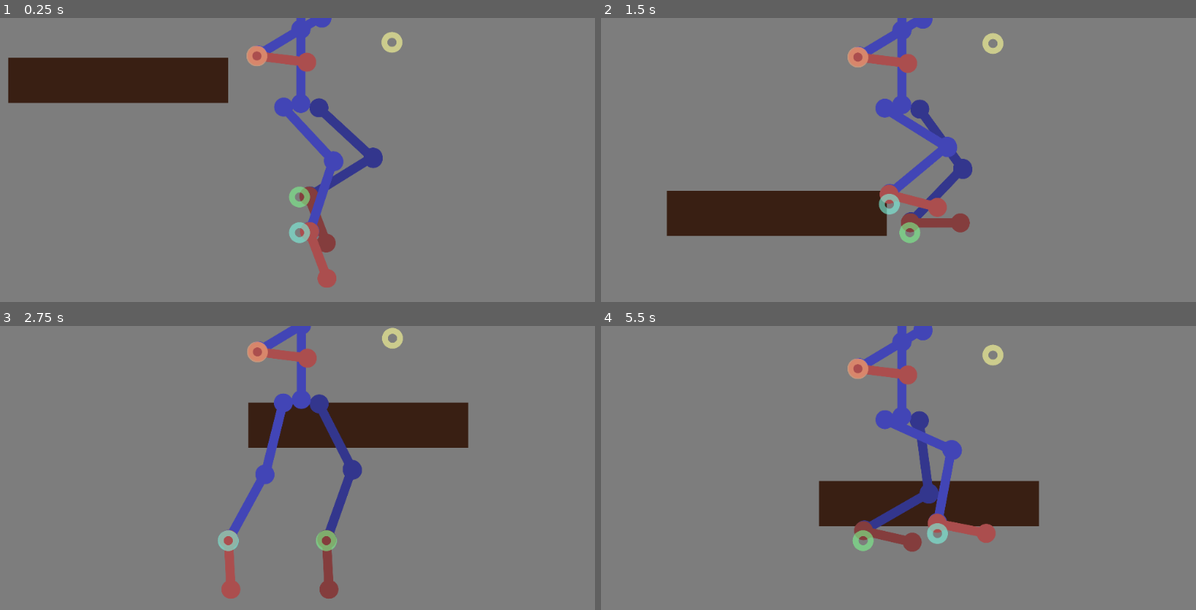
Above: before the commit, frames 1-4 (two rows, left to right).
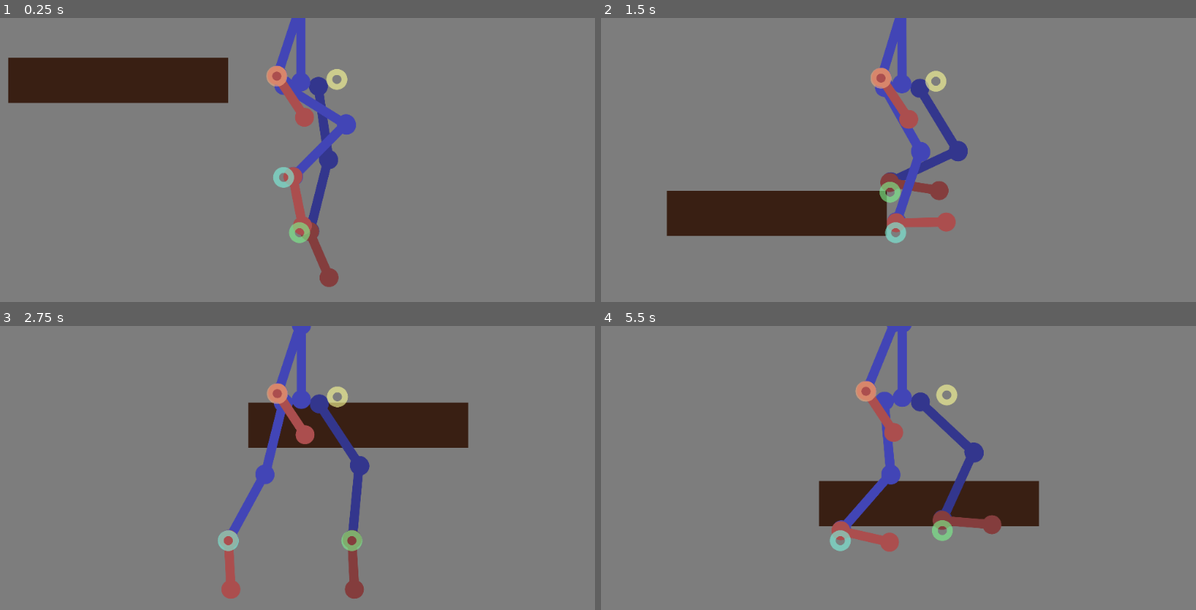
Above: after the commit, the same moments.

Repository: aldanasjuan/godot-ik-tutorial
Game: Godot game, scene res://Scenes/Test.tscn
Same seed, same stepped clock (60 frames per second), same inputs: the game is played once before the commit and once after it.
Inputs (mouse positions are in pixels of both pictures, inside the frame that each line leads up to):
- Up to frame 1 (0.25 s): no input
- Up to frame 2 (1.5 s): tap Enter (ui_accept) at 0.5, 0.77 s; move the mouse to (1035, 177) at 0.52 s; click (1035, 177) at 0.67 s; move the mouse to (779, 213) at 1.27 s; click (779, 213) at 1.42 s
- Up to frame 3 (2.75 s): tap Enter (ui_accept) at 1.52 s; move the mouse to (357, 425) at 2.02 s; click (357, 425) at 2.17 s
- Up to frame 4 (5.5 s): move the mouse to (868, 575) at 2.77 s; click (868, 575) at 2.92 s; tap Enter (ui_accept) at 3.02, 3.77, 4.52 s; move the mouse to (1082, 558) at 3.52 s; click (1082, 558) at 3.67 s; move the mouse to (714, 450) at 4.27 s; click (714, 450) at 4.42 s; move the mouse to (928, 504) at 5.02 s; click (928, 504) at 5.17 s

The runs differ from the first frame. In frame 1, 6.0% of the frame differs, in the area x 41-68%, y 0-95%; in frame 2, 6.3%; in frame 3, 4.0%; in frame 4, 7.7%, in the area x 38-68%, y 0-80%.
Error in both runs: Invalid set index 'global_position' (on base: 'null instance') with value of type 'Vector2'. (res://Scenes/Body.gd:36)

Commit message:
full body character walk

Diff:
--- a/Scenes/Body.tscn
+++ b/Scenes/Body.tscn
@@ -30,7 +30,7 @@
 "times": PoolRealArray( 0 ),
 "transitions": PoolRealArray( 1 ),
 "update": 0,
-"values": [ Vector2( 67.8723, 0 ) ]
+"values": [ Vector2( 132.017, 0 ) ]
 }
 tracks/2/type = "value"
 tracks/2/path = NodePath("hip:position")
@@ -79,10 +79,10 @@
 tracks/0/imported = false
 tracks/0/enabled = true
 tracks/0/keys = {
-"times": PoolRealArray( 0, 0.25, 0.5 ),
+"times": PoolRealArray( 0, 0.5, 0.75 ),
 "transitions": PoolRealArray( 1, 1, 1 ),
 "update": 0,
-"values": [ Vector2( -118, 0 ), Vector2( 0, -90 ), Vector2( 118, 0 ) ]
+"values": [ Vector2( 132.017, 0 ), Vector2( -132.017, 0 ), Vector2( 1.52588e-05, -127.816 ) ]
 }
 tracks/1/type = "value"
 tracks/1/path = NodePath("leg_targets/right:position")
@@ -91,10 +91,10 @@
 tracks/1/imported = false
 tracks/1/enabled = true
 tracks/1/keys = {
-"times": PoolRealArray( 0, 0.5, 0.75 ),
+"times": PoolRealArray( 0, 0.25, 0.5 ),
 "transitions": PoolRealArray( 1, 1, 1 ),
 "update": 0,
-"values": [ Vector2( 118, 0 ), Vector2( -118, 0 ), Vector2( -5.657, -90 ) ]
+"values": [ Vector2( -179.674, 0 ), Vector2( -40.0902, -139.589 ), Vector2( 99.4931, 0 ) ]
 }
 tracks/2/type = "value"
 tracks/2/path = NodePath("hip/left_leg:c_rotation_degrees")
@@ -103,10 +103,10 @@
 tracks/2/imported = false
 tracks/2/enabled = true
 tracks/2/keys = {
-"times": PoolRealArray( 0, 0.1, 0.4, 0.5 ),
+"times": PoolRealArray( 0, 0.5, 0.6, 0.9 ),
 "transitions": PoolRealArray( 1, 1, 1, 1 ),
 "update": 0,
-"values": [ 0.0, 30.0, -15.0, 0.0 ]
+"values": [ 0.0, 0.0, 20.0, -20.0 ]
 }
 tracks/3/type = "value"
 tracks/3/path = NodePath("hip/right_leg:c_rotation_degrees")
@@ -115,10 +115,10 @@
 tracks/3/imported = false
 tracks/3/enabled = true
 tracks/3/keys = {
-"times": PoolRealArray( 0, 0.5, 0.6, 0.9 ),
+"times": PoolRealArray( 0, 0.1, 0.4, 0.5 ),
 "transitions": PoolRealArray( 1, 1, 1, 1 ),
 "update": 0,
-"values": [ 0.0, 0.0, 30.0, -15.0 ]
+"values": [ 0.0, 25.0, -20.0, 0.0 ]
 }
 tracks/4/type = "value"
 tracks/4/path = NodePath("hip:position")
@@ -130,7 +130,55 @@
 "times": PoolRealArray( 0, 0.25, 0.5, 0.75 ),
 "transitions": PoolRealArray( 1, 1, 1, 1 ),
 "update": 0,
-"values": [ Vector2( 0, -310 ), Vector2( 0, -325 ), Vector2( 0, -310 ), Vector2( 0, -325 ) ]
+"values": [ Vector2( 1.33484, -355.385 ), Vector2( 0, -379.357 ), Vector2( 1.33484, -355.385 ), Vector2( 0, -379.357 ) ]
+}
+tracks/5/type = "value"
+tracks/5/path = NodePath("hip/torso/upper/arm_targets/right:position")
+tracks/5/interp = 1
+tracks/5/loop_wrap = true
+tracks/5/imported = false
+tracks/5/enabled = true
+tracks/5/keys = {
+"times": PoolRealArray( 0, 0.5 ),
+"transitions": PoolRealArray( 1, 1 ),
+"update": 0,
+"values": [ Vector2( -32.3047, 5.52264 ), Vector2( 41.5256, -17.9332 ) ]
+}
+tracks/6/type = "value"
+tracks/6/path = NodePath("hip/torso/upper/arm_targets/left:position")
+tracks/6/interp = 1
+tracks/6/loop_wrap = true
+tracks/6/imported = false
+tracks/6/enabled = true
+tracks/6/keys = {
+"times": PoolRealArray( 0, 0.5 ),
+"transitions": PoolRealArray( 1, 1 ),
+"update": 0,
+"values": [ Vector2( 174.635, -58.8625 ), Vector2( 124.335, -40.9515 ) ]
+}
+tracks/7/type = "value"
+tracks/7/path = NodePath("hip/torso/upper/right_arm:c_rotation_degrees")
+tracks/7/interp = 1
+tracks/7/loop_wrap = true
+tracks/7/imported = false
+tracks/7/enabled = true
+tracks/7/keys = {
+"times": PoolRealArray( 0.326128 ),
+"transitions": PoolRealArray( 1 ),
+"update": 0,
+"values": [ 56.6 ]
+}
+tracks/8/type = "value"
+tracks/8/path = NodePath("hip/torso/upper/left_arm:c_rotation_degrees")
+tracks/8/interp = 1
+tracks/8/loop_wrap = true
+tracks/8/imported = false
+tracks/8/enabled = true
+tracks/8/keys = {
+"times": PoolRealArray( 0.599796 ),
+"transitions": PoolRealArray( 1 ),
+"update": 0,
+"values": [ 58.4 ]
 }
 
 [node name="body" type="Node2D"]
@@ -140,10 +188,7 @@
 }
 
 [node name="hip" type="Node2D" parent="."]
-position = Vector2( 1.33484, -355.385 )
-__meta__ = {
-"_edit_group_": true
-}
+position = Vector2( 1.11256, -359.376 )
 
 [node name="left_leg" type="Node2D" parent="hip"]
 modulate = Color( 0.772549, 0.772549, 0.772549, 1 )
@@ -166,12 +211,13 @@
 target_color = Color( 0, 0.929412, 0, 1 )
 lerp_rate = 0.1
 lerp_range = 100.0
+c_rotation_degrees = -8.32606
 constrain_c_angle = true
 
 [node name="upper" type="Node2D" parent="hip/left_leg"]
 modulate = Color( 0.262745, 0.27451, 0.717647, 1 )
 show_behind_parent = true
-rotation = 0.960565
+rotation = 0.764268
 __meta__ = {
 "_edit_group_": true
 }
@@ -187,8 +233,8 @@
 [node name="lower" type="Node2D" parent="hip/left_leg"]
 modulate = Color( 0.262745, 0.27451, 0.717647, 1 )
 show_behind_parent = true
-position = Vector2( 108.269, 154.833 )
-rotation = 2.04668
+position = Vector2( 136.389, 130.743 )
+rotation = 1.96303
 __meta__ = {
 "_edit_group_": true
 }
@@ -204,8 +250,8 @@
 [node name="foot" type="Node2D" parent="hip/left_leg"]
 modulate = Color( 0.67451, 0.309804, 0.309804, 1 )
 show_behind_parent = true
-position = Vector2( 19.9211, 321.849 )
-rotation = 5.60519e-45
+position = Vector2( 62.3045, 304.557 )
+rotation = -0.214923
 __meta__ = {
 "_edit_group_": true
 }
@@ -240,7 +286,7 @@
 
 [node name="upper" type="Node2D" parent="hip/right_leg"]
 modulate = Color( 0.262745, 0.27451, 0.717647, 1 )
-rotation = -36.0934
+rotation = -36.1937
 __meta__ = {
 "_edit_group_": true
 }
@@ -255,8 +301,8 @@
 
 [node name="lower" type="Node2D" parent="hip/right_leg"]
 modulate = Color( 0.262745, 0.27451, 0.717647, 1 )
-position = Vector2( -6.59121, 188.818 )
-rotation = 8.61706
+position = Vector2( 12.3457, 188.529 )
+rotation = 8.58407
 __meta__ = {
 "_edit_group_": true
 }
@@ -271,8 +317,8 @@
 
 [node name="foot" type="Node2D" parent="hip/right_leg"]
 modulate = Color( 0.67451, 0.309804, 0.309804, 1 )
-position = Vector2( -138.63, 323.968 )
-rotation = 6.28319
+position = Vector2( -115.164, 327.96 )
+rotation = 6.28305
 __meta__ = {
 "_edit_group_": true
 }
@@ -286,6 +332,9 @@
 texture = ExtResource( 4 )
 
 [node name="torso" type="Node2D" parent="hip"]
+__meta__ = {
+"_edit_lock_": true
+}
 
 [node name="lower" type="Sprite" parent="hip/torso"]
 modulate = Color( 0.262745, 0.27451, 0.717647, 1 )
@@ -293,9 +342,15 @@
 rotation = 1.57079
 scale = Vector2( 0.5, 0.5 )
 texture = ExtResource( 2 )
+__meta__ = {
+"_edit_lock_": true
+}
 
 [node name="upper" type="Node2D" parent="hip/torso"]
 position = Vector2( 0.0598145, -188.345 )
+__meta__ = {
+"_edit_lock_": true
+}
 
 [node name="lower" type="Sprite" parent="hip/torso/upper"]
 modulate = Color( 0.262745, 0.27451, 0.717647, 1 )
@@ -303,6 +358,9 @@
 rotation = 1.57079
 scale = Vector2( 0.5, 0.5 )
 texture = ExtResource( 2 )
+__meta__ = {
+"_edit_lock_": true
+}
 
 [node name="left_arm" type="Node2D" parent="hip/torso/upper"]
 modulate = Color( 0.772549, 0.772549, 0.772549, 1 )
@@ -310,7 +368,8 @@
 z_index = -1
 script = ExtResource( 1 )
 __meta__ = {
-"_edit_group_": true
+"_edit_group_": true,
+"_edit_lock_": true
 }
 direction = 1
 follow = true
@@ -324,14 +383,14 @@
 target = NodePath("../arm_targets/left")
 lerp_rate = 0.1
 lerp_range = 100.0
-c_rotation_degrees = 17.65
-c_rotation_offset = -10.4
+c_rotation_degrees = 58.4
 
 [node name="upper" type="Node2D" parent="hip/torso/upper/left_arm"]
 modulate = Color( 0.262745, 0.27451, 0.717647, 1 )
-rotation = -36.1643
-__meta__ = {
-"_edit_group_": true
+rotation = -36.1665
+__meta__ = {
+"_edit_group_": true,
+"_edit_lock_": true
 }
 
 [node name="end" type="Node2D" parent="hip/torso/upper/left_arm/upper"]
@@ -344,10 +403,11 @@
 
 [node name="lower" type="Node2D" parent="hip/torso/upper/left_arm"]
 modulate = Color( 0.262745, 0.27451, 0.717647, 1 )
-position = Vector2( 6.79484, 188.811 )
-rotation = 6.69724
-__meta__ = {
-"_edit_group_": true
+position = Vector2( 7.21041, 188.795 )
+rotation = 7.54021
+__meta__ = {
+"_edit_group_": true,
+"_edit_lock_": true
 }
 
 [node name="end" type="Node2D" parent="hip/torso/upper/left_arm/lower"]
@@ -360,10 +420,11 @@
 
 [node name="foot" type="Node2D" parent="hip/torso/upper/left_arm"]
 modulate = Color( 0.67451, 0.309804, 0.309804, 1 )
-position = Vector2( 178.951, 266.669 )
-rotation = 6.40972
-__meta__ = {
-"_edit_group_": true
+position = Vector2( 63.606, 369.126 )
+rotation = 7.30246
+__meta__ = {
+"_edit_group_": true,
+"_edit_lock_": true
 }
 
 [node name="end" type="Node2D" parent="hip/torso/upper/left_arm/foot"]
@@ -378,7 +439,8 @@
 position = Vector2( -43.438, -188.584 )
 script = ExtResource( 1 )
 __meta__ = {
-"_edit_group_": true
+"_edit_group_": true,
+"_edit_lock_": true
 }
 direction = 1
 follow = true
@@ -392,28 +454,34 @@
 target = NodePath("../arm_targets/right")
 lerp_rate = 0.1
 lerp_range = 100.0
-c_rotation_degrees = 17.65
-c_rotation_offset = -10.4
+c_rotation_degrees = 56.6
 
 [node name="upper" type="Node2D" parent="hip/torso/upper/right_arm"]
 modulate = Color( 0.262745, 0.27451, 0.717647, 1 )
-rotation = -35.301
-__meta__ = {
-"_edit_group_": true
+rotation = -35.7253
+__meta__ = {
+"_edit_group_": true,
+"_edit_lock_": true
 }
 
 [node name="end" type="Node2D" parent="hip/torso/upper/right_arm/upper"]
 position = Vector2( 188.933, 0 )
+__meta__ = {
+"_edit_lock_": true
+}
 
 [node name="sprite" type="Sprite" parent="hip/torso/upper/right_arm/upper"]
 position = Vector2( 95.6624, 4.87411 )
 scale = Vector2( 0.5, 0.5 )
 texture = ExtResource( 2 )
+__meta__ = {
+"_edit_lock_": true
+}
 
 [node name="lower" type="Node2D" parent="hip/torso/upper/right_arm"]
 modulate = Color( 0.262745, 0.27451, 0.717647, 1 )
-position = Vector2( -139.081, 127.876 )
-rotation = 7.4404
+position = Vector2( -74.0971, 173.797 )
+rotation = 7.69211
 __meta__ = {
 "_edit_group_": true
 }
@@ -428,8 +496,8 @@
 
 [node name="foot" type="Node2D" parent="hip/torso/upper/right_arm"]
 modulate = Color( 0.67451, 0.309804, 0.309804, 1 )
-position = Vector2( -64.9974, 301.69 )
-rotation = 6.40972
+position = Vector2( -45.6383, 360.585 )
+rotation = 7.27104
 __meta__ = {
 "_edit_group_": true
 }
@@ -445,7 +513,8 @@
 [node name="neck" type="Node2D" parent="hip/torso/upper"]
 position = Vector2( 3.3674, -186.89 )
 __meta__ = {
-"_edit_group_": true
+"_edit_group_": true,
+"_edit_lock_": true
 }
 
 [node name="lower" type="Sprite" parent="hip/torso/upper/neck"]
@@ -467,9 +536,12 @@
 [node name="arm_targets" type="Node2D" parent="hip/torso/upper"]
 position = Vector2( -63.2371, 177.412 )
 rotation = 0.342085
+__meta__ = {
+"_edit_lock_": true
+}
 
 [node name="left" type="Node2D" parent="hip/torso/upper/arm_targets"]
-position = Vector2( 244.739, -192.584 )
+position = Vector2( 170.447, -57.3712 )
 rotation = -0.342085
 __meta__ = {
 "_edit_group_": true
@@ -480,9 +552,12 @@
 position = Vector2( -1.88773, 1.88773 )
 scale = Vector2( 0.5, 0.5 )
 texture = ExtResource( 3 )
+__meta__ = {
+"_edit_lock_": true
+}
 
 [node name="right" type="Node2D" parent="hip/torso/upper/arm_targets"]
-position = Vector2( -64.1514, -45.4189 )
+position = Vector2( -26.1575, 3.56969 )
 rotation = 5.96046e-08
 __meta__ = {
 "_edit_group_": true
@@ -493,11 +568,17 @@
 position = Vector2( -1.88773, 1.88773 )
 scale = Vector2( 0.5, 0.5 )
 texture = ExtResource( 3 )
+__meta__ = {
+"_edit_lock_": true
+}
 
 [node name="leg_targets" type="Node2D" parent="."]
+__meta__ = {
+"_edit_lock_": true
+}
 
 [node name="left" type="Node2D" parent="leg_targets"]
-position = Vector2( 67.8723, 0 )
+position = Vector2( 110.033, -21.2841 )
 __meta__ = {
 "_edit_group_": true
 }
@@ -509,7 +590,7 @@
 texture = ExtResource( 3 )
 
 [node name="right" type="Node2D" parent="leg_targets"]
-position = Vector2( -179.674, 0 )
+position = Vector2( -156.43, 0 )
 __meta__ = {
 "_edit_group_": true
 }
@@ -521,6 +602,7 @@
 texture = ExtResource( 3 )
 
 [node name="arm_targets" type="Node2D" parent="."]
+visible = false
 position = Vector2( 0, -728.677 )
 
 [node name="left" type="RemoteTransform2D" parent="arm_targets"]
@@ -533,7 +615,7 @@
 }
 
 [node name="right" type="RemoteTransform2D" parent="arm_targets"]
-position = Vector2( -107.041, 298.052 )
+position = Vector2( -141.586, 345.274 )
 remote_path = NodePath("../../hip/torso/upper/arm_targets/right")
 update_rotation = false
 update_scale = false
